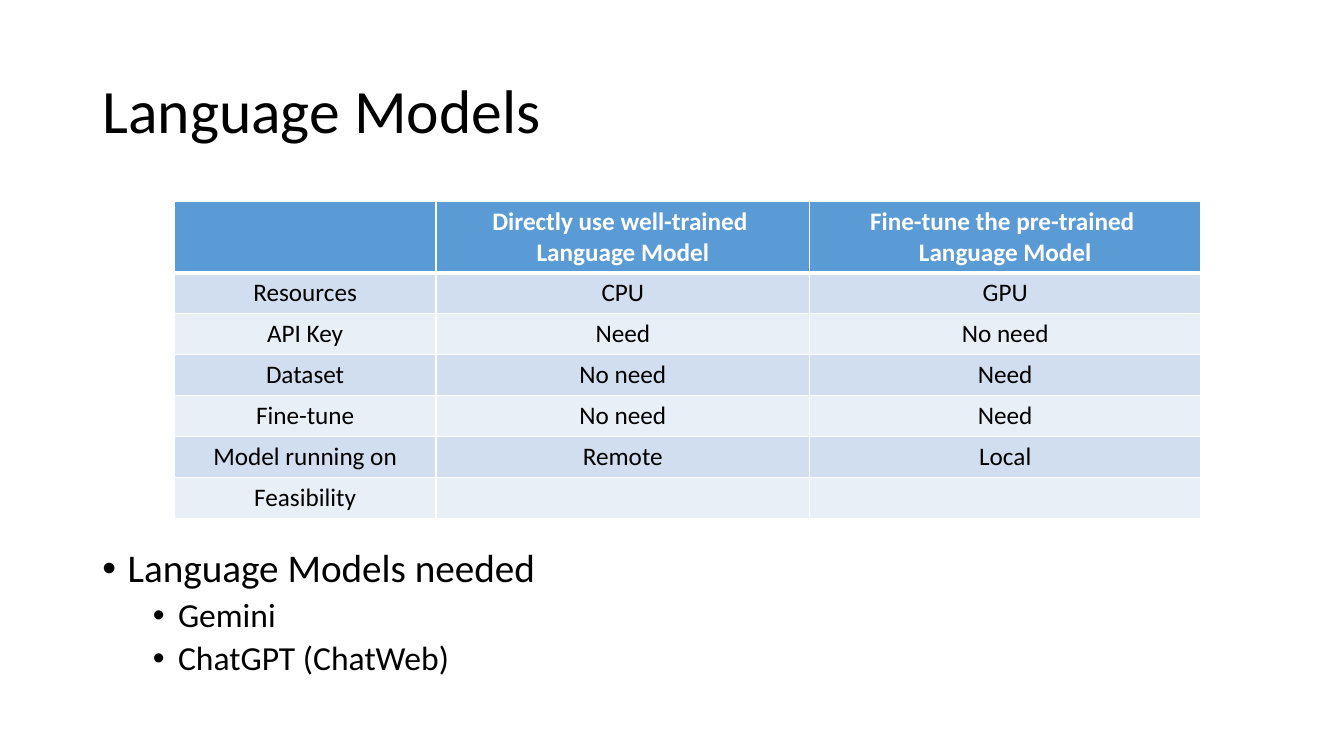
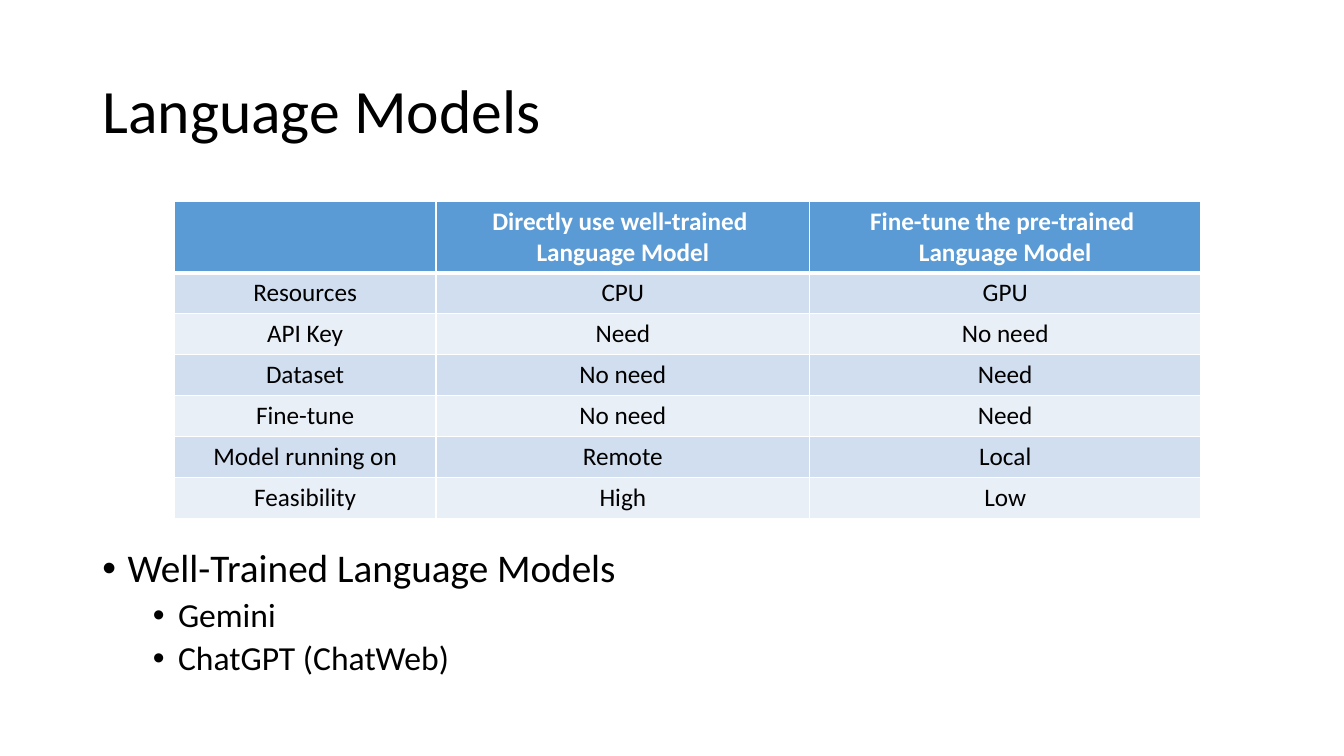
Before and after one commit to yqlai/CModel, a slide deck: slide 5 of 賴宥齊_AI.pptx. Drawn at 1344x756 pixels with LibreOffice and Linux fonts; fonts in the diff are those of the drawing. Boxes give left, top, right and bottom in pixels: in the first picture for what was removed or moved away, otherwise in the second. Text is boxed around its words. In the diff, an @@ line names an element or a change of style, - is before the commit and + after.

```diff
--- a/賴宥齊_AI.pptx
+++ b/賴宥齊_AI.pptx
@@ table at [174,202,1202,517] @@
-row 7, column 2: 
+row 7, column 2: High
-row 7, column 3: 
+row 7, column 3: Low
@@ text at [128,554,615,589]: text changed @@
-• Language Models needed
+• Well-Trained Language Models
```
Also in this commit, not shown: 8 other slides changed, 8 slides added, 1 slide removed, 10 other files.
